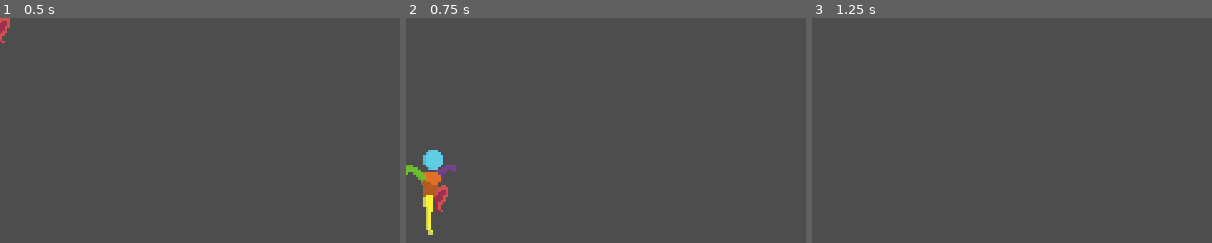
Above: before the commit, frames 1-3 (left to right).
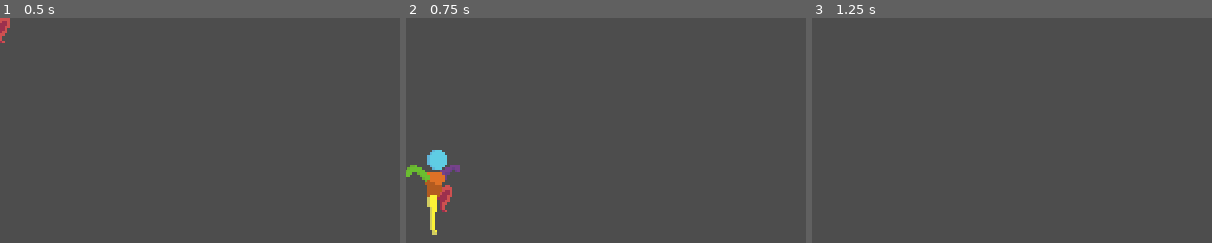
Above: after the commit, the same moments.

Repository: pdroacordi/memorina
Game: Godot game, scene res://scenes/characters/player/ivo.tscn
The game is run twice, just before and just after one commit, with the same random seed, the same clock (stepped at 60 frames per second) and the same inputs. This scene is started directly instead of the project's main scene.
Inputs:
- Up to frame 1 (0.5 s): no input
- Up to frame 2 (0.75 s): tap Enter at 0.5 s; hold Right (move_right) from 0.53 s (still down); hold Z (jump) from 0.53 s (still down)
- Up to frame 3 (1.25 s): keep holding Right (move_right); keep holding Z (jump)
The pictures show only the part of the screen within x 0-50%, y 17-67%; the shares and areas given below are measured in that part.

Frame 1 is identical in both runs. In frame 2, 1.3% of the frame differs, in the area x 0-14%, y 58-97%; in frame 3, nothing differs.

Commit message:
refactor(player): fix animation state, camera integration, and input handling
BREAKING: Input is now continuous, not event-driven.
- Removes direction_changed signal (was firing every frame, killing tweens).
  PlayerInput.direction is now a read-only property sampled on access.
- Adds PlayerInput.look_direction property for camera peek input.
- Player.facing becomes public int (1 or -1) and only emits facing_changed
  when it actually changes — no more stale shadow copies in consumers.
- Exports animation contract: move_axis(), wants_to_move(), is_jumping(),
  is_rising(), is_falling(), is_recovering() for AnimationTree bindings.
- Adds camera intent: look_axis() (peek while standing) and air_axis()
  (automatic lead proportional to fall speed) — camera adds these to
  compute target position.
- Removes redundant landed signal; only hard_landed emits on impact.
- Cleanup: uses is_zero_approx() and signf() for float comparisons.

Diff:
--- a/scenes/characters/player/character.gd
+++ b/scenes/characters/player/character.gd
@@ -1,8 +1,8 @@
 class_name Player
 extends CharacterBody2D
 
+signal facing_changed(facing: int)
 signal jumped(position: Vector2)
-signal landed(position: Vector2, impact_speed: float)
 signal hard_landed(position: Vector2, impact_speed: float)
 
 
@@ -28,7 +28,8 @@
 @export var hard_land_speed   : float = 400.0
 @export var hard_land_time    : float = 0.75
 
-var _direction                : float = 0.0
+var facing                    : int   = 1
+
 var _is_jumping               : bool  = false
 var _coyote_timer             : float = 0.0
 var _jump_buffer_timer        : float = -1.0
@@ -41,7 +42,6 @@
 @onready var _base_gravity    : float = PhysicsServer2D.area_get_param(get_world_2d().space, PhysicsServer2D.AREA_PARAM_GRAVITY)
 
 func _ready() -> void:
-	_input.direction_changed.connect(_on_direction_changed)
 	_input.jump_pressed.connect(_on_jump_pressed)
 	_input.jump_canceled.connect(_on_jump_canceled)
 
@@ -59,25 +59,63 @@
 	_try_jump(on_floor)
 	move_and_slide()
 
-	# Must run after move_and_slide(): that is what updates is_on_floor(), and
-	# the AnimationTree evaluates as a child node later in the same frame. Any
-	# later and the state machine sees "grounded with input" for one frame and
-	# escapes the land animation into run.
+	# Must run after move_and_slide(): that is what refreshes is_on_floor().
+	# _recovery_timer must also be set before the AnimationTree evaluates, which
+	# holds structurally — AnimationTree is a child of this node, and Godot
+	# processes parents before their children.
 	_check_landing()
 
 #############################################
-##  S T A T E                              ##
-#############################################
+##  A N I M A T I O N   C O N T R A C T    ##
+#############################################
+## Bound by advance_expression strings in ivo.tscn. Renaming or changing the
+## semantics of anything below breaks animation SILENTLY at runtime, with no
+## compile error. Update both together.
+
+func move_axis() -> float:
+	return 0.0 if is_recovering() else _input.direction
+
+func wants_to_move() -> bool:
+	return not is_zero_approx(move_axis())
+
+func is_jumping() -> bool:
+	return _is_jumping
+
+func is_rising() -> bool:
+	return velocity.y < 0.0
+
+func is_falling() -> bool:
+	return not is_on_floor() and not _is_jumping
 
 func is_recovering() -> bool:
 	return _recovery_timer > 0.0
 
 #############################################
+##  C A M E R A   I N T E N T              ##
+#############################################
+## Consumed by the camera; no animation binds to these. The two axes are
+## mutually exclusive by construction — one requires standing, the other
+## requires being airborne — so a camera may simply add them.
+
+## Deliberate peek in [-1, 1] — negative up, positive down (screen space).
+## Only a character standing still can peek, so this returns 0.0 while airborne,
+## moving or recovering.
+func look_axis() -> float:
+	if not is_on_floor() or wants_to_move() or is_recovering():
+		return 0.0
+	return _input.look_direction
+
+## Automatic vertical lead in [-1, 1], proportional to fall speed — negative
+## while rising, positive while falling, 0.0 on the ground. Lets the camera show
+## where the character is heading rather than where they are.
+func air_axis() -> float:
+	if is_on_floor():
+		return 0.0
+	return clampf(velocity.y / terminal_velocity, -1.0, 1.0)
+
+#############################################
 ##  E V E N T S                            ##
 #############################################
-
-func _on_direction_changed(new_direction: float) -> void:
-	_direction = 0.0 if is_recovering() else new_direction
 
 func _on_jump_pressed() -> void:
 	_jump_buffer_timer = jump_buffer_max
@@ -90,25 +128,37 @@
 #############################################
 
 func _update_facing() -> void:
-	if _direction != 0.0:
-		_sprite.flip_h = _direction < 0.0
+	var axis: float = move_axis()
+	if is_zero_approx(axis):
+		return
+
+	var new_facing: int = -1 if axis < 0.0 else 1
+	if new_facing == facing:
+		return
+
+	facing = new_facing
+	_sprite.flip_h = facing < 0
+	facing_changed.emit(facing)
 
 func _ground_physics(delta: float) -> void:
-	if _direction != 0.0:
-		if velocity.x == 0.0 or sign(velocity.x) == sign(_direction):
-			velocity.x = move_toward(velocity.x, _direction * move_speed, acceleration * delta)
-		else:
-			velocity.x = move_toward(velocity.x, _direction * move_speed, deceleration * delta)
-	else:
+	var axis: float = move_axis()
+
+	if is_zero_approx(axis):
 		velocity.x = move_toward(velocity.x, 0.0, deceleration * delta)
+	elif is_zero_approx(velocity.x) or signf(velocity.x) == signf(axis):
+		velocity.x = move_toward(velocity.x, axis * move_speed, acceleration * delta)
+	else:
+		velocity.x = move_toward(velocity.x, axis * move_speed, deceleration * delta)
 
 func _air_physics(delta: float) -> void:
 	_apply_gravity(delta)
 
-	if _direction != 0.0:
-		velocity.x = move_toward(velocity.x, _direction * move_speed, acceleration * air_control * delta)
-	else:
+	var axis: float = move_axis()
+
+	if is_zero_approx(axis):
 		velocity.x = move_toward(velocity.x, 0.0, deceleration * air_brakes * delta)
+	else:
+		velocity.x = move_toward(velocity.x, axis * move_speed, acceleration * air_control * delta)
 	_last_fall_speed = maxf(velocity.y, 0.0)
 
 #############################################
@@ -167,11 +217,7 @@
 func _check_landing() -> void:
 	var on_floor := is_on_floor()
 
-	if on_floor and not _was_on_floor:
-		landed.emit(global_position, _last_fall_speed)
-
-		if _last_fall_speed >= hard_land_speed:
-			_recovery_timer = hard_land_time
-			_direction = 0.0
-			hard_landed.emit(global_position, _last_fall_speed)
+	if on_floor and not _was_on_floor and _last_fall_speed >= hard_land_speed:
+		_recovery_timer = hard_land_time
+		hard_landed.emit(global_position, _last_fall_speed)
 	_was_on_floor = on_floor
--- a/scenes/characters/player/ivo.tscn
+++ b/scenes/characters/player/ivo.tscn
@@ -382,28 +382,28 @@
 
 [sub_resource type="AnimationNodeStateMachineTransition" id="AnimationNodeStateMachineTransition_u6vj4"]
 advance_mode = 2
-advance_expression = "_is_jumping"
+advance_expression = "is_jumping()"
 
 [sub_resource type="AnimationNodeStateMachineTransition" id="AnimationNodeStateMachineTransition_nvoeu"]
 advance_mode = 2
-advance_expression = "_is_jumping"
+advance_expression = "is_jumping()"
 
 [sub_resource type="AnimationNodeStateMachineTransition" id="AnimationNodeStateMachineTransition_u3kw3"]
 advance_mode = 2
-advance_expression = "not is_on_floor() and not _is_jumping"
+advance_expression = "is_falling()"
 
 [sub_resource type="AnimationNodeStateMachineTransition" id="AnimationNodeStateMachineTransition_yfpja"]
 advance_mode = 2
-advance_expression = "not is_on_floor() and not _is_jumping"
+advance_expression = "is_falling()"
 
 [sub_resource type="AnimationNodeStateMachineTransition" id="AnimationNodeStateMachineTransition_ikop2"]
 switch_mode = 2
 advance_mode = 2
-advance_expression = "velocity.y < 0.0"
+advance_expression = "is_rising()"
 
 [sub_resource type="AnimationNodeStateMachineTransition" id="AnimationNodeStateMachineTransition_oke38"]
 advance_mode = 2
-advance_expression = "velocity.y >= 0.0"
+advance_expression = "not is_rising()"
 
 [sub_resource type="AnimationNodeStateMachineTransition" id="AnimationNodeStateMachineTransition_srgfu"]
 switch_mode = 2
@@ -424,28 +424,28 @@
 [sub_resource type="AnimationNodeStateMachineTransition" id="AnimationNodeStateMachineTransition_0i31r"]
 switch_mode = 2
 advance_mode = 2
-advance_expression = "_direction == 0.0"
+advance_expression = "not wants_to_move()"
 
 [sub_resource type="AnimationNodeStateMachineTransition" id="AnimationNodeStateMachineTransition_a0pwy"]
 advance_mode = 2
-advance_expression = "_direction != 0.0"
+advance_expression = "wants_to_move()"
 
 [sub_resource type="AnimationNodeStateMachineTransition" id="AnimationNodeStateMachineTransition_gxeod"]
 advance_mode = 2
-advance_expression = "_is_jumping"
+advance_expression = "is_jumping()"
 
 [sub_resource type="AnimationNodeStateMachineTransition" id="AnimationNodeStateMachineTransition_bj5at"]
 switch_mode = 2
 advance_mode = 2
-advance_expression = "velocity.y >= 0.0"
+advance_expression = "not is_rising()"
 
 [sub_resource type="AnimationNodeStateMachineTransition" id="AnimationNodeStateMachineTransition_yxci8"]
 advance_mode = 2
-advance_expression = "_direction != 0.0"
+advance_expression = "wants_to_move()"
 
 [sub_resource type="AnimationNodeStateMachineTransition" id="AnimationNodeStateMachineTransition_dk131"]
 advance_mode = 2
-advance_expression = "_direction == 0.0"
+advance_expression = "not wants_to_move()"
 
 [sub_resource type="AnimationNodeStateMachine" id="AnimationNodeStateMachine_ks11i"]
 states/Start/position = Vector2(129, 100)
@@ -507,4 +507,4 @@
 land_particles = ExtResource("10_466qv")
 
 [connection signal="jumped" from="." to="DustEmitter" method="spawn_jump_dust"]
-[connection signal="landed" from="." to="DustEmitter" method="spawn_land_dust"]
+[connection signal="hard_landed" from="." to="DustEmitter" method="spawn_land_dust"]
--- a/scenes/characters/player/player_input.gd
+++ b/scenes/characters/player/player_input.gd
@@ -1,15 +1,19 @@
 class_name PlayerInput
 extends Node
+## Translates raw hardware input into player intent.
+## Continuous state is exposed as read-only properties; discrete actions are signals.
 
-signal direction_changed(direction: float)
 signal jump_pressed
 signal jump_canceled
+
+var direction: float:
+	get: return Input.get_axis("move_left", "move_right")
+
+var look_direction: float:
+	get: return Input.get_axis("look_up", "look_down")
 
 func _input(event: InputEvent) -> void:
 	if event.is_action_pressed("jump"):
 		jump_pressed.emit()
 	elif event.is_action_released("jump"):
 		jump_canceled.emit()
-
-func _physics_process(_delta: float) -> void:
-	direction_changed.emit(Input.get_axis("move_left", "move_right"))
